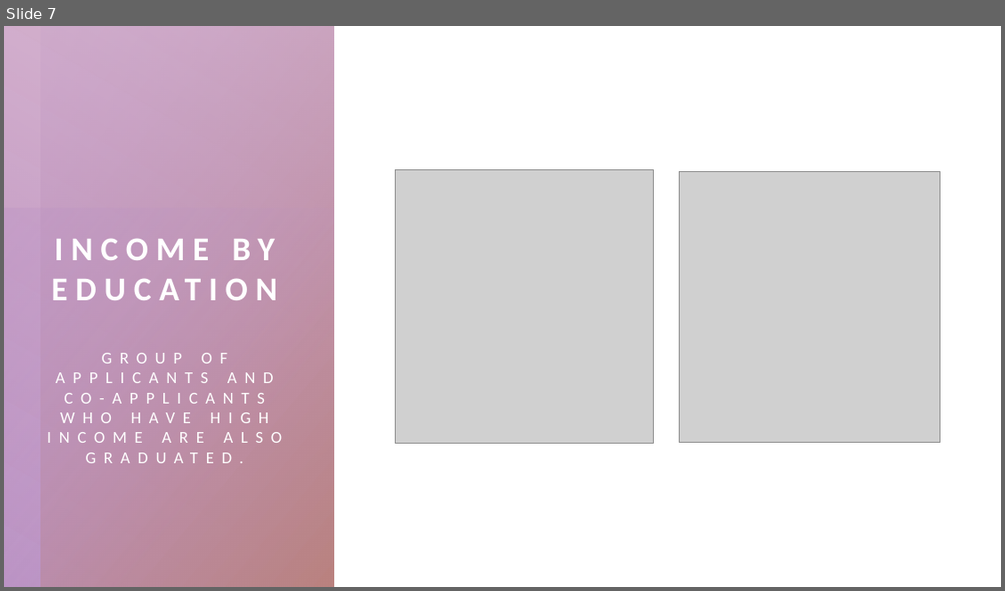
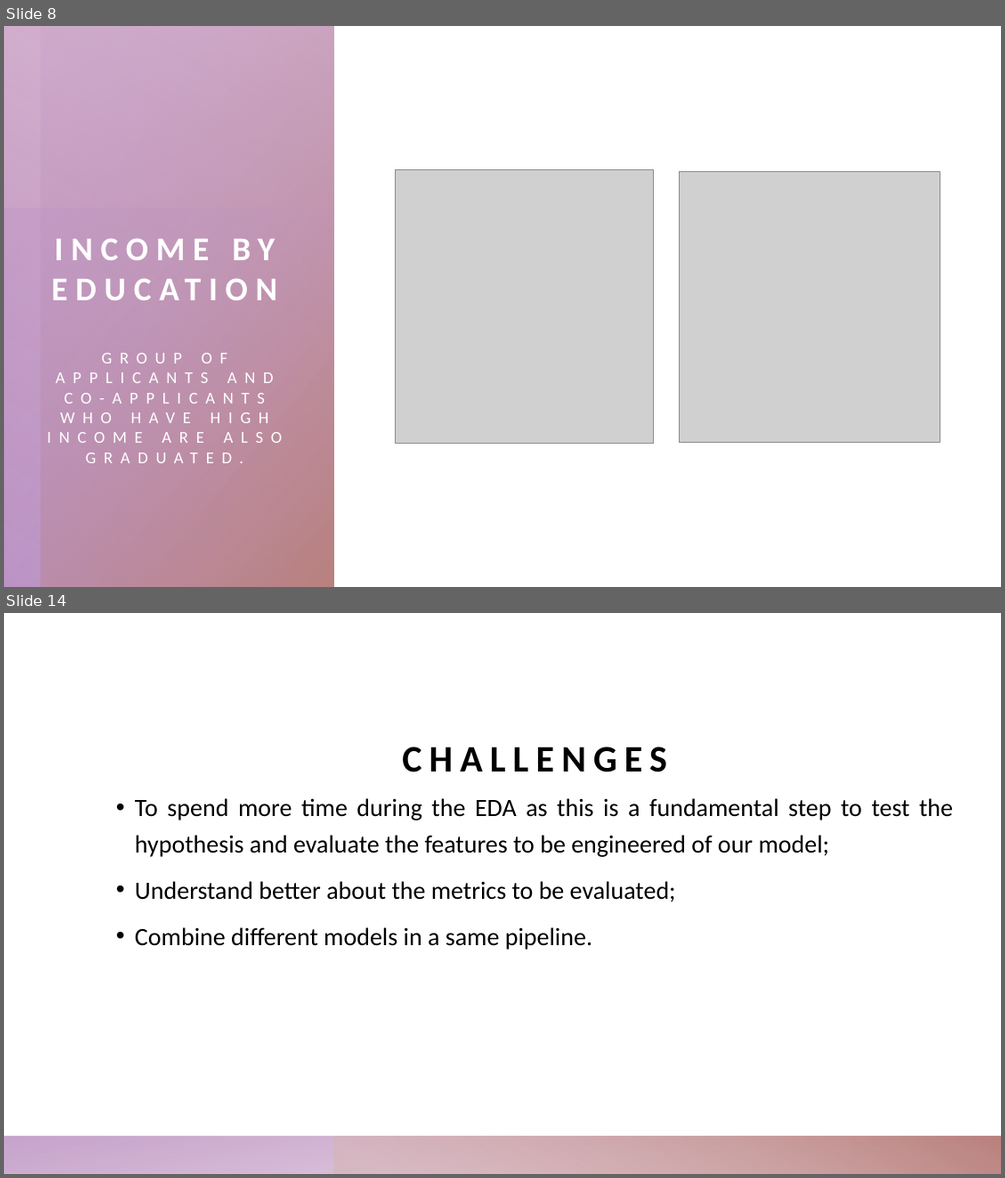
Before and after one commit to rafaelaqfc/Loan-Prediction-Project, a slide deck: Presentation.pptx. Shown one above the other, each under a label of ours: slide 7 before the commit, slides 8 and 14 after it; the slides between them are not shown. The pictures are 1005x591 and 1005x1178 pixels, drawn with LibreOffice and Linux fonts; fonts in the diff are those of the drawing; grey boxes stand for pictures. Boxes give left, top, right and bottom in pixels: in the first picture for what was removed or moved away, otherwise in the second. Text is boxed around its words. In the diff, an @@ line names an element or a change of style, - is before the commit and + after.

```diff
--- a/Presentation.pptx
+++ b/Presentation.pptx
@@ slide 14 added at <box>4,613,1001,1174</box>, background #FFFFFF; not listed: 2 template elements that a slide beside it also shows @@
@@ title added at <box>402,747,667,772</box>, 36 pt, text #000000, bold @@
+CHALLENGES
@@ text added at <box>135,798,953,949</box>, 24 pt, text #000000 @@
+• To spend more time during the EDA as this is a fundamental step to test the hypothesis and evaluate the features to be engineered of our model;
+• Understand better about the metrics to be evaluated;
+• Combine different models in a same pipeline.
@@ what was slide 7 is now slide 8 @@
```
Also in this commit, not shown: 7 slides changed, 5 other slides added, 2 slides removed, 1 other file.
